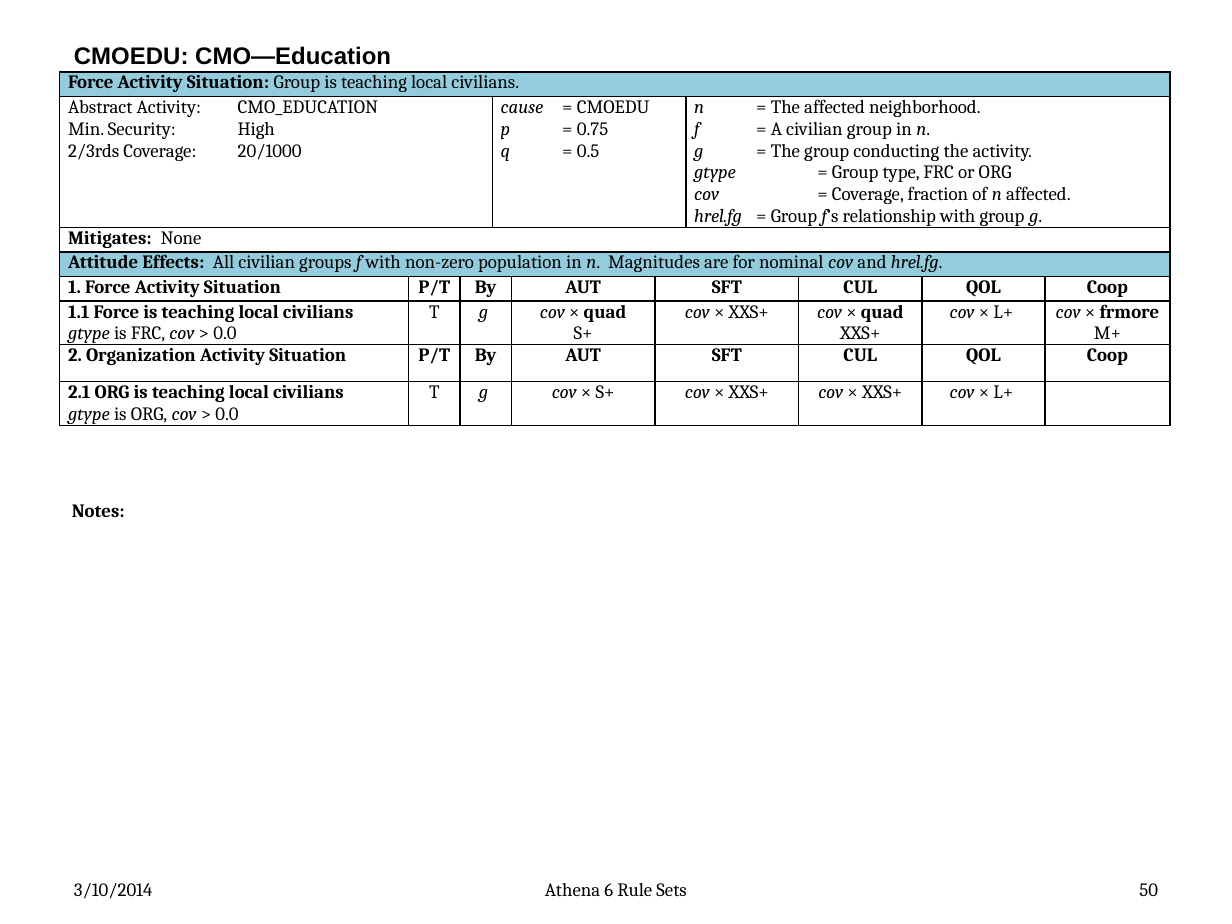
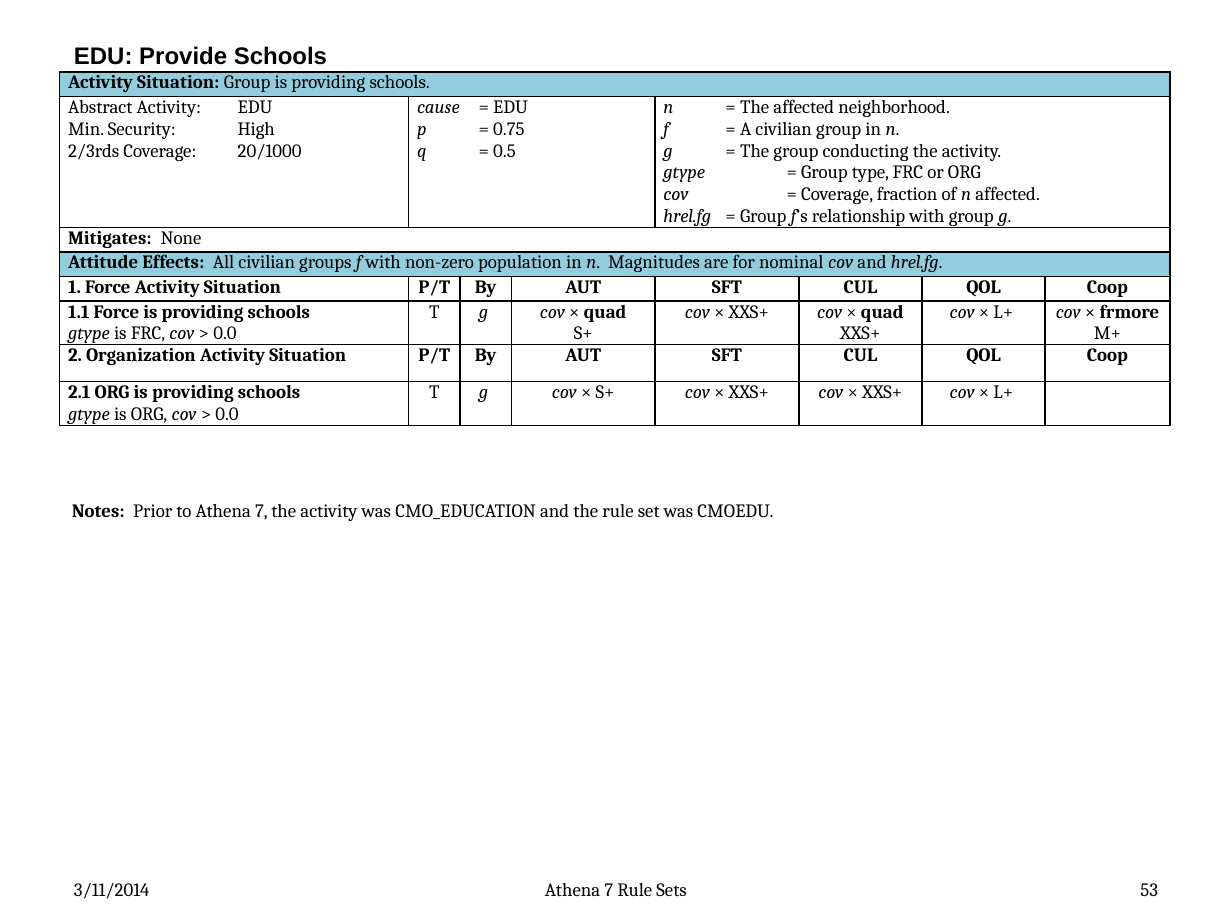
Before and after one commit to AthenaModel/athena-legacy, a slide deck: slide 53 of docs/dev/rules.pptx (slide 50 before the commit). Drawn at 1232x924 pixels with LibreOffice and Linux fonts; fonts in the diff are those of the drawing. Boxes give left, top, right and bottom in pixels: in the first picture for what was removed or moved away, otherwise in the second. Text is boxed around its words. In the diff, an @@ line names an element or a change of style, - is before the commit and + after.

Commit message:
Fixed Bug #{4429}
Renamed all of the activity and actsit rule set names according to the
attached memo.  Updated the code, the tests, and the documentation.

```diff
--- a/docs/dev/rules.pptx
+++ b/docs/dev/rules.pptx
@@ title at box(74, 46, 327, 65): text changed @@
-CMOEDU: CMO—Education
+EDU: Provide Schools
@@ table at box(59, 71, 1170, 432) @@
-column 1: Force Activity Situation: Group is teaching local civilians. | Abstract Activity: CMO_EDUCATION / Min. Security: High / 2/3rds Coverage: 20/1000 | Mitigates: None | Attitude Effects: All civilian groups f with non-zero population in n. Magnitudes are for nominal cov and hrel.fg. | 1. Force Activity Situation | 1.1 Force is teaching local civilians / gtype is FRC, cov > 0.0 | 2. Organization Activity Situation | 2.1 ORG is teaching local civilians / gtype is ORG, cov > 0.0
+column 1: Activity Situation: Group is providing schools. | Abstract Activity: EDU / Min. Security: High / 2/3rds Coverage: 20/1000 | Mitigates: None | Attitude Effects: All civilian groups f with non-zero population in n. Magnitudes are for nominal cov and hrel.fg. | 1. Force Activity Situation | 1.1 Force is providing schools / gtype is FRC, cov > 0.0 | 2. Organization Activity Situation | 2.1 ORG is providing schools / gtype is ORG, cov > 0.0
-column 2, row 2: 
+column 2, row 2: cause = EDU / p = 0.75 / q = 0.5
-column 4:  | cause = CMOEDU / p = 0.75 / q = 0.5 |  |  |  |  |  | 
-column 6:  |  |  |  | SFT | cov × XXS+ | SFT | cov × XXS+
-column 7:  | n = The affected neighborhood. / f = A civilian group in n. / g = The group conducting the activity. / gtype = Group type, FRC or ORG / cov = Coverage, fraction of n affected. / hrel.fg = Group f’s relationship with group g. |  |  |  |  |  | 
+column 5:  | n = The affected neighborhood. / f = A civilian group in n. / g = The group conducting the activity. / gtype = Group type, FRC or ORG / cov = Coverage, fraction of n affected. / hrel.fg = Group f’s relationship with group g. |  |  | SFT | cov × XXS+ | SFT | cov × XXS+
@@ text at box(72, 504, 773, 521): text changed; bold off @@
-Notes:
+Notes: Prior to Athena 7, the activity was CMO_EDUCATION and the rule set was CMOEDU.
@@ text at box(74, 883, 149, 899): text changed @@
-3/10/2014
+3/11/2014
@@ text at box(545, 883, 686, 896): text changed @@
-Athena 6 Rule Sets
+Athena 7 Rule Sets
@@ page number at box(1140, 883, 1158, 896): text changed @@
-50
+53
```
Also in this commit, not shown: 72 other slides changed, 16 other files.
